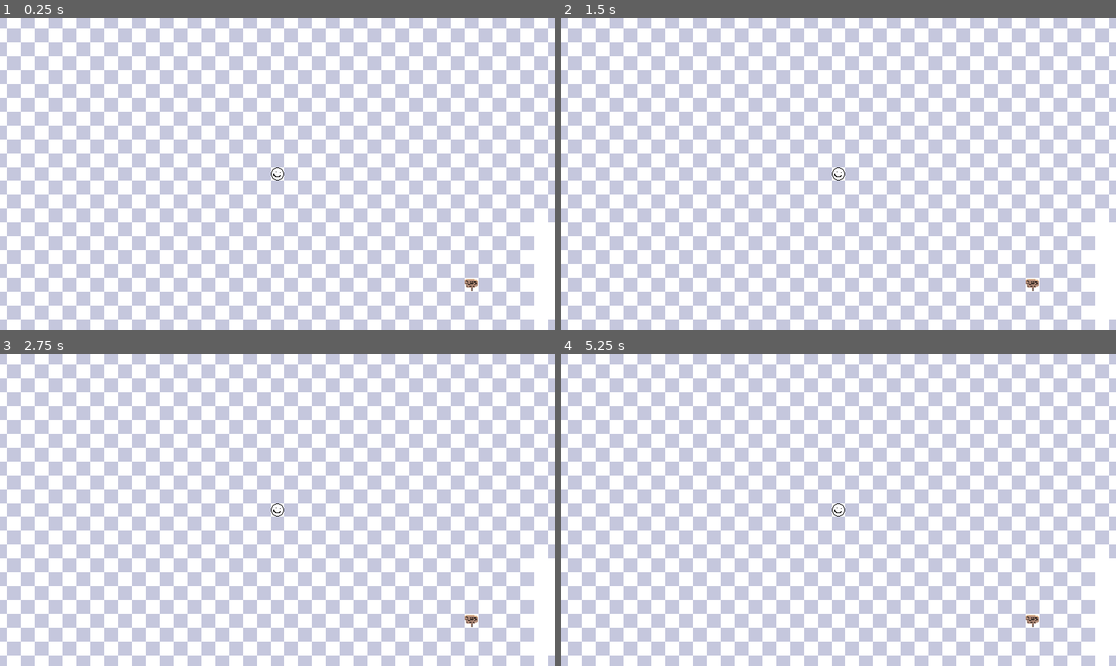
Above: before the commit, frames 1-4 (two rows, left to right).
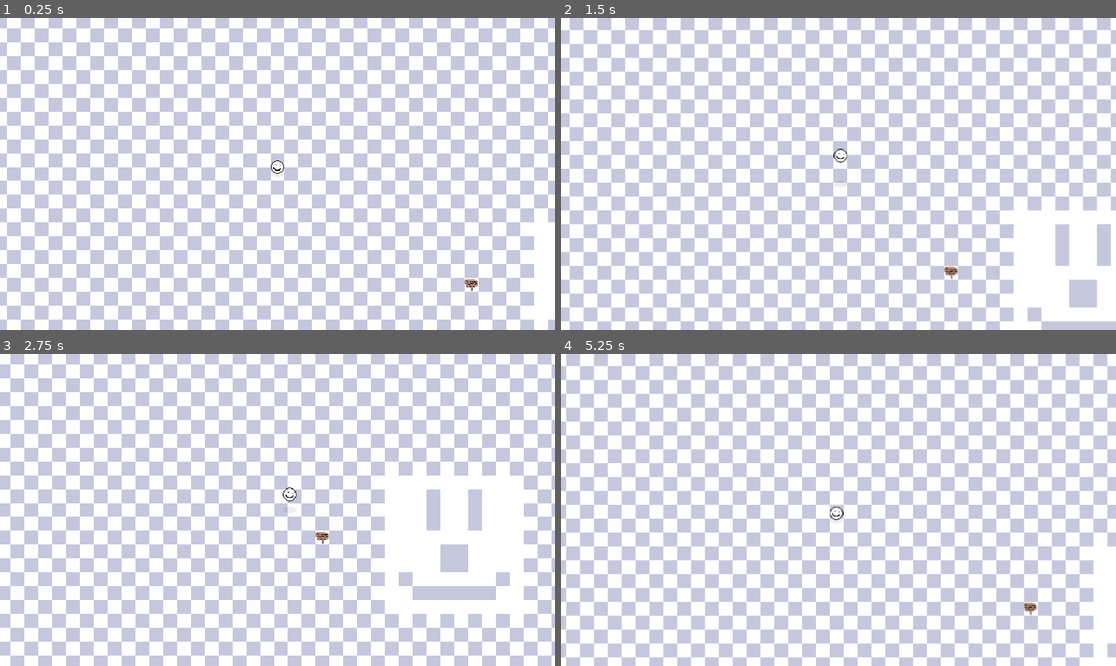
Above: after the commit, the same moments.

Repository: chris-pitre/Space-Cowboy
Game: Godot game, scene res://scenes/main.tscn
Same seed, same stepped clock (60 frames per second), same inputs: the game is played once before the commit and once after it.
Inputs:
- Up to frame 1 (0.25 s): no input
- Up to frame 2 (1.5 s): tap Enter at 0.5 s; hold D (move_right, bound only after the commit) 0.53-1.28 s; tap F (interact, bound only after the commit) at 0.6 s; tap Space (jump, bound only after the commit) at 0.77, 1.07 s; tap Z (interact, bound only before the commit) at 0.8, 1.35 s; hold S (move_down, bound only after the commit) from 1.28 s (still down)
- Up to frame 3 (2.75 s): tap Space (jump, bound only after the commit) at 1.52, 1.82, 2.3 s; tap Ctrl (walk, bound only after the commit) at 1.55 s; release S (move_down, bound only after the commit) at 2.03 s; hold D (move_right, bound only after the commit) from 2.03 s (still down); hold Ctrl (walk, bound only after the commit) from 2.03 s (still down)
- Up to frame 4 (5.25 s): release D (move_right, bound only after the commit) at 2.78 s; release Ctrl (walk, bound only after the commit) at 2.78 s; hold W (move_up, bound only after the commit) 2.78-3.53 s; tap Space (jump, bound only after the commit) at 2.85, 3.02, 3.32, 3.77, 4.07, 4.52, 4.82 s; tap F (interact, bound only after the commit) at 3.05, 3.6 s; hold A (move_left, bound only after the commit) 3.53-5.03 s; tap Z (interact, bound only before the commit) at 3.8, 4.35 s; tap Ctrl (walk, bound only after the commit) at 4.55 s; hold S (move_down, bound only after the commit) from 5.03 s (still down); hold Ctrl (walk, bound only after the commit) from 5.03 s (still down)

The runs differ from the first frame. In frame 1, less than 0.1% of the frame differs, in the area x 48-52%, y 45-53%; in frame 2, 77%; in frame 3, 72%; in frame 4, 78%, in the area x 0-100%, y 0-100%.

Commit message:
Add support for circular shadows under Actors

Diff:
--- a/project.godot
+++ b/project.godot
@@ -28,44 +28,43 @@
 
 move_right={
 "deadzone": 0.5,
-"events": [Object(InputEventKey,"resource_local_to_scene":fa …(140 unchanged characters)… d":false,"keycode":0,"physical_keycode":4194321,"key_label":0,"unicode":0,"echo":false,"script":null)
+"events": [Object(InputEventKey,"resource_local_to_scene":fa …(140 unchanged characters)… d":false,"keycode":0,"physical_keycode":68,"key_label":0,"unicode":100,"echo":false,"script":null)
 , Object(InputEventJoypadMotion,"resource_local_to_scene":false,"resource_name":"","device":-1,"axis":0,"axis_value":1.0,"script":null)
 ]
 }
 move_left={
 "deadzone": 0.5,
-"events": [Object(InputEventKey,"resource_local_to_scene":fa …(140 unchanged characters)… d":false,"keycode":0,"physical_keycode":4194319,"key_label":0,"unicode":0,"echo":false,"script":null)
+"events": [Object(InputEventKey,"resource_local_to_scene":fa …(140 unchanged characters)… d":false,"keycode":0,"physical_keycode":65,"key_label":0,"unicode":97,"echo":false,"script":null)
 , Object(InputEventJoypadMotion,"resource_local_to_scene":false,"resource_name":"","device":-1,"axis":0,"axis_value":-1.0,"script":null)
 ]
 }
 move_down={
 "deadzone": 0.5,
-"events": [Object(InputEventKey,"resource_local_to_scene":fa …(140 unchanged characters)… d":false,"keycode":0,"physical_keycode":4194322,"key_label":0,"unicode":0,"echo":false,"script":null)
+"events": [Object(InputEventKey,"resource_local_to_scene":fa …(140 unchanged characters)… d":false,"keycode":0,"physical_keycode":83,"key_label":0,"unicode":115,"echo":false,"script":null)
 , Object(InputEventJoypadMotion,"resource_local_to_scene":false,"resource_name":"","device":-1,"axis":1,"axis_value":1.0,"script":null)
 ]
 }
 move_up={
 "deadzone": 0.5,
-"events": [Object(InputEventKey,"resource_local_to_scene":fa …(140 unchanged characters)… d":false,"keycode":0,"physical_keycode":4194320,"key_label":0,"unicode":0,"echo":false,"script":null)
+"events": [Object(InputEventKey,"resource_local_to_scene":fa …(140 unchanged characters)… d":false,"keycode":0,"physical_keycode":87,"key_label":0,"unicode":119,"echo":false,"script":null)
 , Object(InputEventJoypadMotion,"resource_local_to_scene":false,"resource_name":"","device":-1,"axis":1,"axis_value":-1.0,"script":null)
 ]
 }
 attack={
 "deadzone": 0.5,
-"events": [Object(InputEventKey,"resource_local_to_scene":false,"resource_name":"","device":-1,"window_id":0,"alt_pressed":false,"shift_pressed":false,"ctrl_pressed":false,"meta_pressed":false,"pressed":false,"keycode":0,"physical_keycode":88,"key_label":0,"unicode":120,"echo":false,"script":null)
+"events": [Object(InputEventMouseButton,"resource_local_to_scene":false,"resource_name":"","device":-1,"window_id":0,"alt_pressed":false,"shift_pressed":false,"ctrl_pressed":false,"meta_pressed":false,"button_mask":0,"position":Vector2(0, 0),"global_position":Vector2(0, 0),"factor":1.0,"button_index":1,"pressed":false,"double_click":false,"script":null)
 , Object(InputEventJoypadButton,"resource_local_to_scene":false,"resource_name":"","device":-1,"button_index":2,"pressure":0.0,"pressed":false,"script":null)
+]
+}
+attack_secondary={
+"deadzone": 0.5,
+"events": [Object(InputEventMouseButton,"resource_local_to_scene":false,"resource_name":"","device":-1,"window_id":0,"alt_pressed":false,"shift_pressed":false,"ctrl_pressed":false,"meta_pressed":false,"button_mask":0,"position":Vector2(0, 0),"global_position":Vector2(0, 0),"factor":1.0,"button_index":2,"pressed":false,"double_click":false,"script":null)
 ]
 }
 interact={
 "deadzone": 0.5,
-"events": [Object(InputEventKey,"resource_local_to_scene":false,"resource_name":"","device":-1,"window_id":0,"alt_pressed":false,"shift_pressed":false,"ctrl_pressed":false,"meta_pressed":false,"pressed":false,"keycode":0,"physical_keycode":90,"key_label":0,"unicode":122,"echo":false,"script":null)
+"events": [Object(InputEventKey,"resource_local_to_scene":false,"resource_name":"","device":-1,"window_id":0,"alt_pressed":false,"shift_pressed":false,"ctrl_pressed":false,"meta_pressed":false,"pressed":false,"keycode":0,"physical_keycode":70,"key_label":0,"unicode":102,"echo":false,"script":null)
 , Object(InputEventJoypadButton,"resource_local_to_scene":false,"resource_name":"","device":-1,"button_index":1,"pressure":0.0,"pressed":false,"script":null)
-]
-}
-item={
-"deadzone": 0.5,
-"events": [Object(InputEventKey,"resource_local_to_scene":false,"resource_name":"","device":-1,"window_id":0,"alt_pressed":false,"shift_pressed":false,"ctrl_pressed":false,"meta_pressed":false,"pressed":false,"keycode":0,"physical_keycode":4194325,"key_label":0,"unicode":0,"echo":false,"script":null)
-, Object(InputEventJoypadButton,"resource_local_to_scene":false,"resource_name":"","device":-1,"button_index":3,"pressure":0.0,"pressed":false,"script":null)
 ]
 }
 menu={
@@ -74,6 +73,21 @@
 , Object(InputEventJoypadButton,"resource_local_to_scene":false,"resource_name":"","device":-1,"button_index":4,"pressure":0.0,"pressed":false,"script":null)
 ]
 }
+dodge={
+"deadzone": 0.5,
+"events": [null, Object(InputEventKey,"resource_local_to_scene":false,"resource_name":"","device":-1,"window_id":0,"alt_pressed":false,"shift_pressed":false,"ctrl_pressed":false,"meta_pressed":false,"pressed":false,"keycode":0,"physical_keycode":4194325,"key_label":0,"unicode":0,"echo":false,"script":null)
+]
+}
+jump={
+"deadzone": 0.5,
+"events": [Object(InputEventKey,"resource_local_to_scene":false,"resource_name":"","device":-1,"window_id":0,"alt_pressed":false,"shift_pressed":false,"ctrl_pressed":false,"meta_pressed":false,"pressed":false,"keycode":0,"physical_keycode":32,"key_label":0,"unicode":32,"echo":false,"script":null)
+]
+}
+walk={
+"deadzone": 0.5,
+"events": [Object(InputEventKey,"resource_local_to_scene":false,"resource_name":"","device":-1,"window_id":0,"alt_pressed":false,"shift_pressed":false,"ctrl_pressed":false,"meta_pressed":false,"pressed":false,"keycode":0,"physical_keycode":4194326,"key_label":0,"unicode":0,"echo":false,"script":null)
+]
+}
 
 [rendering]
 
--- a/scenes/actors/actor.gd
+++ b/scenes/actors/actor.gd
@@ -1,19 +1,40 @@
-class_name Actor
-extends CharacterBody2D
+class_name Actor extends CharacterBody2D
 
 @export_category("Actor Settings")
-@export var speed: float = 256.0
+@export var speed: float = 128.0
+@export var cast_shadow: bool = true
+@export var shadow_size: int = 8
+@export var sprite: Node2D
 
 @export_category("Navigation")
 @export var pathfind_movement: bool = false
 @export var nav_agent: NavigationAgent2D
 
+@export var state_machine: StateMachine
+
 var movement_locked: bool = false
 var nav_target: Vector2 = Vector2.ZERO
-var direction = Vector2()
+var direction: Vector2 = Vector2.ZERO
+
+var gravity = 256
+var y_velocity: float = 0.0
+var grounded: bool = true
+var height: float = 0.0
+
+func _process(delta) -> void:
+	sprite.position.y = -(height + 8)
 
 func _physics_process(delta) -> void:
 	direction = Vector2.ZERO
+	# Vertical physics
+	if not grounded:
+		y_velocity -= gravity * delta
+		height += y_velocity * delta
+		if height < 0:
+			height = 0
+			grounded = true
+
+	# Need to refactor this pathfinding logic; probably will do when making first enemy
 	if pathfind_movement:
 		if nav_agent:
 			direction = nav_agent.get_next_path_position().normalized()
--- a/scenes/actors/player/player.gd
+++ b/scenes/actors/player/player.gd
@@ -1,8 +1,12 @@
-class_name Player
-extends Actor
+class_name Player extends Actor
 
 func _ready():
 	Game.player = self
 
+func _process(delta):
+	if Input.is_action_just_pressed("jump"):
+		state_machine.enter_state(state_machine.states["Jumping"])
+	super._process(delta)
+
 func get_movement_direction(delta) -> Vector2:
 	return get_input_vector()
--- a/scenes/actors/player/player.tscn
+++ b/scenes/actors/player/player.tscn
@@ -1,34 +1,48 @@
-[gd_scene load_steps=7 format=3 uid="uid://c2wv18fqsgcl4"]
+[gd_scene load_steps=9 format=3 uid="uid://6rbl7by5xp3h"]
 
 [ext_resource type="Script" path="res://scenes/actors/player/player.gd" id="1_wvyjj"]
 [ext_resource type="Script" path="res://src/state_machine/state_machine.gd" id="2_5hfnq"]
-[ext_resource type="Script" path="res://scenes/actors/player/states/idle.gd" id="3_a780m"]
-[ext_resource type="Script" path="res://scenes/actors/player/states/walking.gd" id="4_dvt2f"]
+[ext_resource type="Script" path="res://scenes/actors/player/states/player_idle.gd" id="3_8m2q5"]
+[ext_resource type="Script" path="res://scenes/actors/player/states/player_walking.gd" id="4_akfcc"]
 [ext_resource type="Texture2D" uid="uid://byllt52147x1u" path="res://assets/textures/debug/smiley.png" id="5_2ft3j"]
+[ext_resource type="Script" path="res://scenes/actors/player/states/player_running.gd" id="5_jp3ig"]
+[ext_resource type="Script" path="res://scenes/actors/player/states/player_jumping.gd" id="6_x4jmu"]
 
 [sub_resource type="RectangleShape2D" id="RectangleShape2D_wcfg4"]
-size = Vector2(16, 16)
+size = Vector2(16, 8)
 
-[node name="Player" type="CharacterBody2D"]
+[node name="Player" type="CharacterBody2D" node_paths=PackedStringArray("sprite", "state_machine")]
 motion_mode = 1
 script = ExtResource("1_wvyjj")
-speed = 128.0
+sprite = NodePath("Sprite2D")
+state_machine = NodePath("StateMachine")
 
 [node name="StateMachine" type="Node" parent="." node_paths=PackedStringArray("default_state")]
 script = ExtResource("2_5hfnq")
 default_state = NodePath("Idle")
 
 [node name="Idle" type="Node" parent="StateMachine" node_paths=PackedStringArray("actor", "state_machine")]
-script = ExtResource("3_a780m")
+script = ExtResource("3_8m2q5")
 actor = NodePath("../..")
 state_machine = NodePath("..")
 
 [node name="Walking" type="Node" parent="StateMachine" node_paths=PackedStringArray("actor", "state_machine")]
-script = ExtResource("4_dvt2f")
+script = ExtResource("4_akfcc")
+actor = NodePath("../..")
+state_machine = NodePath("..")
+
+[node name="Running" type="Node" parent="StateMachine" node_paths=PackedStringArray("actor", "state_machine")]
+script = ExtResource("5_jp3ig")
+actor = NodePath("../..")
+state_machine = NodePath("..")
+
+[node name="Jumping" type="Node" parent="StateMachine" node_paths=PackedStringArray("actor", "state_machine")]
+script = ExtResource("6_x4jmu")
 actor = NodePath("../..")
 state_machine = NodePath("..")
 
 [node name="Sprite2D" type="Sprite2D" parent="."]
+position = Vector2(0, -8)
 texture = ExtResource("5_2ft3j")
 
 [node name="CollisionShape2D" type="CollisionShape2D" parent="."]
--- a/scenes/actors/player/states/idle.gd
+++ b/scenes/actors/player/states/player_idle.gd
@@ -12,7 +12,10 @@
 ## Run every physics frame
 func run_physics(delta: float) -> void:
 	if actor.get_input_vector().length() > 0:
-		state_machine.next_state = state_machine.states["Walking"]
+		if Input.is_action_pressed("walk"):
+			state_machine.next_state = state_machine.states["Walking"]
+		else:
+			state_machine.next_state = state_machine.states["Running"]
 
 ## When this state is exited
 func exit() -> void:
--- /dev/null
+++ b/scenes/actors/player/states/player_jumping.gd
@@ -0,0 +1,20 @@
+class_name PlayerJumping
+extends State
+
+## When this state is entered
+func enter() -> void:
+	actor.grounded = false
+	actor.y_velocity = 128
+
+## Run every frame
+func run(delta: float) -> void:
+	pass
+
+## Run every physics frame
+func run_physics(delta: float) -> void:
+	if actor.grounded:
+		state_machine.next_state = state_machine.last_state
+
+## When this state is exited
+func exit() -> void:
+	pass
--- a/scenes/actors/player/states/walking.gd
+++ b/scenes/actors/player/states/player_running.gd
@@ -1,4 +1,4 @@
-class_name PlayerWalking
+class_name PlayerRunning
 extends State
 
 ## When this state is entered
@@ -12,6 +12,8 @@
 ## Run every physics frame
 func run_physics(delta: float) -> void:
 	actor.get_movement_direction(delta)
+	if Input.is_action_just_pressed("walk"):
+		state_machine.next_state = state_machine.states["Walking"]
 	if actor.get_input_vector().length() == 0:
 		state_machine.next_state = state_machine.states["Idle"]
 
--- /dev/null
+++ b/scenes/actors/player/states/player_walking.gd
@@ -0,0 +1,22 @@
+class_name PlayerWalking
+extends State
+
+## When this state is entered
+func enter() -> void:
+	actor.speed /= 2
+
+## Run every frame
+func run(delta: float) -> void:
+	pass
+
+## Run every physics frame
+func run_physics(delta: float) -> void:
+	actor.get_movement_direction(delta)
+	if Input.is_action_just_released("walk"):
+		state_machine.next_state = state_machine.states["Running"]
+	if actor.get_input_vector().length() == 0:
+		state_machine.next_state = state_machine.states["Idle"]
+
+## When this state is exited
+func exit() -> void:
+	actor.speed *= 2
--- /dev/null
+++ b/scenes/effects/shadow.gd
@@ -0,0 +1,23 @@
+extends Node2D
+
+var caster: Node2D
+var shadow_size: int = 8
+var shadow_color: Color = Color(0, 0, 0)
+
+func _draw() -> void:
+	draw_shadow(shadow_size, shadow_color)
+
+func _process(_delta) -> void:
+	if caster:
+		global_position = caster.global_position
+
+func draw_shadow(size, color):
+	var num_points = 8
+	var points = PackedVector2Array()
+
+	for i in range(num_points):
+		var angle_point = deg_to_rad(i * (360.0 / num_points))
+		points.push_back(Vector2(cos(angle_point), sin(angle_point) / 2) * size)
+
+	for index_point in range(num_points):
+		draw_polygon(points, PackedColorArray([color]))
--- /dev/null
+++ b/scenes/effects/shadow.tscn
@@ -0,0 +1,6 @@
+[gd_scene load_steps=2 format=3 uid="uid://di3sjlknau0kl"]
+
+[ext_resource type="Script" path="res://scenes/effects/shadow.gd" id="1_bconj"]
+
+[node name="Shadow" type="Node2D"]
+script = ExtResource("1_bconj")
--- /dev/null
+++ b/scenes/environment/level.gd
@@ -0,0 +1,25 @@
+class_name Level
+extends Node2D
+
+@export_category("Level Settings")
+@export var shadow_color: Color
+
+@export_category("Container Nodes")
+@export var shadows_container: CanvasGroup
+@export var projectiles_container: CanvasGroup
+
+const SHADOW = preload("res://scenes/effects/shadow.tscn")
+
+func _ready() -> void:
+	for actor in $Actors.get_children():
+		if actor.cast_shadow:
+			add_shadow(actor, actor.shadow_size)
+
+## Handles adding shadows to nodes
+func add_shadow(node: Node, size) -> void:
+	var new_shadow = SHADOW.instantiate()
+	shadows_container.add_child(new_shadow)
+	new_shadow.caster = node
+	new_shadow.shadow_color = shadow_color
+	new_shadow.shadow_size = size
+	node.connect("tree_exiting", new_shadow.queue_free)
--- a/scenes/environment/world.tscn
+++ b/scenes/environment/level.tscn
@@ -1,7 +1,7 @@
-[gd_scene load_steps=9 format=3 uid="uid://cht83s1gpqomg"]
+[gd_scene load_steps=9 format=3 uid="uid://c1j8i8usn8q2a"]
 
-[ext_resource type="PackedScene" uid="uid://c2wv18fqsgcl4" path="res://scenes/actors/player/player.tscn" id="1_kwycl"]
-[ext_resource type="Environment" uid="uid://53hbjpe3s7k1" path="res://assets/environment/basic_env.tres" id="2_dmfa6"]
+[ext_resource type="Script" path="res://scenes/environment/level.gd" id="1_juo68"]
+[ext_resource type="PackedScene" uid="uid://6rbl7by5xp3h" path="res://scenes/actors/player/player.tscn" id="1_kwycl"]
 [ext_resource type="PackedScene" uid="uid://dv4cfc8crpep6" path="res://scenes/prefabs/test_sign/test_sign.tscn" id="3_3bpow"]
 [ext_resource type="TileSet" uid="uid://ce3pb7mx2dg50" path="res://assets/environment/tilesets/basic.tres" id="4_cwhe2"]
 [ext_resource type="Script" path="res://src/resources/dialogue/dialogue_branch.gd" id="4_jjvmf"]
@@ -34,24 +34,37 @@
 callback_on_begin = ""
 callback_on_finished = ""
 
-[node name="World" type="Node2D"]
+[node name="Level" type="Node2D" node_paths=PackedStringArray("shadows_container", "projectiles_container")]
+y_sort_enabled = true
+script = ExtResource("1_juo68")
+shadows_container = NodePath("Shadows")
+projectiles_container = NodePath("Projectiles")
 
-[node name="Player" parent="." instance=ExtResource("1_kwycl")]
+[node name="Shadows" type="CanvasGroup" parent="."]
+modulate = Color(1, 1, 1, 0.211765)
+z_index = -1
+
+[node name="Projectiles" type="CanvasGroup" parent="."]
+
+[node name="Actors" type="Node2D" parent="."]
+y_sort_enabled = true
+
+[node name="Player" parent="Actors" instance=ExtResource("1_kwycl")]
 position = Vector2(8, 8)
 
-[node name="Camera2D" type="Camera2D" parent="Player"]
+[node name="Camera2D" type="Camera2D" parent="Actors/Player"]
 process_callback = 0
 position_smoothing_enabled = true
 position_smoothing_speed = 8.0
 
-[node name="WorldEnvironment" type="WorldEnvironment" parent="."]
-environment = ExtResource("2_dmfa6")
+[node name="Environment" type="Node2D" parent="."]
+y_sort_enabled = true
 
-[node name="TestSign" parent="." instance=ExtResource("3_3bpow")]
+[node name="TestSign" parent="Environment" instance=ExtResource("3_3bpow")]
 position = Vector2(232, 136)
 dialogue = Array[ExtResource("4_jjvmf")]([SubResource("Resource_1b6dj"), SubResource("Resource_pjydb"), SubResource("Resource_jegkr")])
 
-[node name="TileMap" type="TileMap" parent="."]
+[node name="TileMap" type="TileMap" parent="Environment"]
 z_index = -5
 tile_set = ExtResource("4_cwhe2")
 format = 2
--- /dev/null
+++ b/scenes/main.gd
@@ -0,0 +1,7 @@
+class_name Main
+extends Node
+
+@export var level: Level
+
+func _ready() -> void:
+	Game.main = self
--- a/scenes/main.tscn
+++ b/scenes/main.tscn
@@ -1,9 +1,12 @@
-[gd_scene load_steps=3 format=3 uid="uid://db8mil6owhqwg"]
+[gd_scene load_steps=4 format=3 uid="uid://d3bwf8f7c6y7p"]
 
 [ext_resource type="PackedScene" uid="uid://cbmjurmlpr0e7" path="res://scenes/ui/ui.tscn" id="1_37pd2"]
-[ext_resource type="PackedScene" uid="uid://cht83s1gpqomg" path="res://scenes/environment/world.tscn" id="1_n4g5w"]
+[ext_resource type="Script" path="res://scenes/main.gd" id="1_ibacc"]
+[ext_resource type="PackedScene" uid="uid://c1j8i8usn8q2a" path="res://scenes/environment/level.tscn" id="1_n4g5w"]
 
-[node name="Main" type="Node"]
+[node name="Main" type="Node" node_paths=PackedStringArray("level")]
+script = ExtResource("1_ibacc")
+level = NodePath("WorldViewportContainer/WorldViewport/Level")
 
 [node name="UILayer" type="CanvasLayer" parent="."]
 
@@ -27,4 +30,4 @@
 size_2d_override_stretch = true
 render_target_update_mode = 4
 
-[node name="World" parent="WorldViewportContainer/WorldViewport" instance=ExtResource("1_n4g5w")]
+[node name="Level" parent="WorldViewportContainer/WorldViewport" instance=ExtResource("1_n4g5w")]
--- a/scenes/prefabs/key_indicator/key_indicator.tscn
+++ b/scenes/prefabs/key_indicator/key_indicator.tscn
@@ -16,6 +16,6 @@
 size_flags_horizontal = 4
 theme_override_colors/font_outline_color = Color(0, 0, 0, 1)
 theme_override_constants/outline_size = 3
-text = "Z"
+text = "F"
 horizontal_alignment = 1
 vertical_alignment = 1
--- a/scenes/ui/ui.gd
+++ b/scenes/ui/ui.gd
@@ -55,6 +55,7 @@
 	dialogue_label.visible_characters = 0
 	dialogue_running = true
 	dialogue_timer.start()
+	start_message()
 
 ## Starts dialogue given a DialogueBranch.
 func start_dialogue(dialogue_tree: Array[DialogueBranch], dialogue_actor: DialogueActor) -> void:
@@ -96,7 +97,6 @@
 ## Handles loading of choices from a DialogueBranch into the UI.
 func get_choices() -> void:
 	num_choices = 0
-	print(current_dialogue.choices)
 	if current_dialogue.choices.size() > 1:
 		choices_panel.visible = true
 		for option in current_dialogue.choices:
@@ -118,6 +118,7 @@
 	dialogue_timer.stop()
 	dialogue_running = false
 
+## Handles hovering of dialogue choices.
 func set_hovered_choice(option: int) -> void:
 	if num_choices > 0:
 		hovered_choice = option
--- a/src/singletons/game.gd
+++ b/src/singletons/game.gd
@@ -2,3 +2,4 @@
 
 var user_interface: UserInterface
 var player: Player
+var main: Main
--- a/src/state_machine/state_machine.gd
+++ b/src/state_machine/state_machine.gd
@@ -20,14 +20,16 @@
 	current_state.run_physics(delta)
 	if next_state:
 		enter_state(next_state)
+		next_state = null
 
 func get_states() -> void:
 	for state in get_children():
 		states[state.name] = state
 
 ## Handles state transitions
-func enter_state(next_state: State) -> void:
-	last_state = current_state
-	current_state.exit()
-	next_state.enter()
-	current_state = next_state
+func enter_state(enter_state: State) -> void:
+	if enter_state != current_state:
+		last_state = current_state
+		current_state.exit()
+		enter_state.enter()
+		current_state = enter_state
